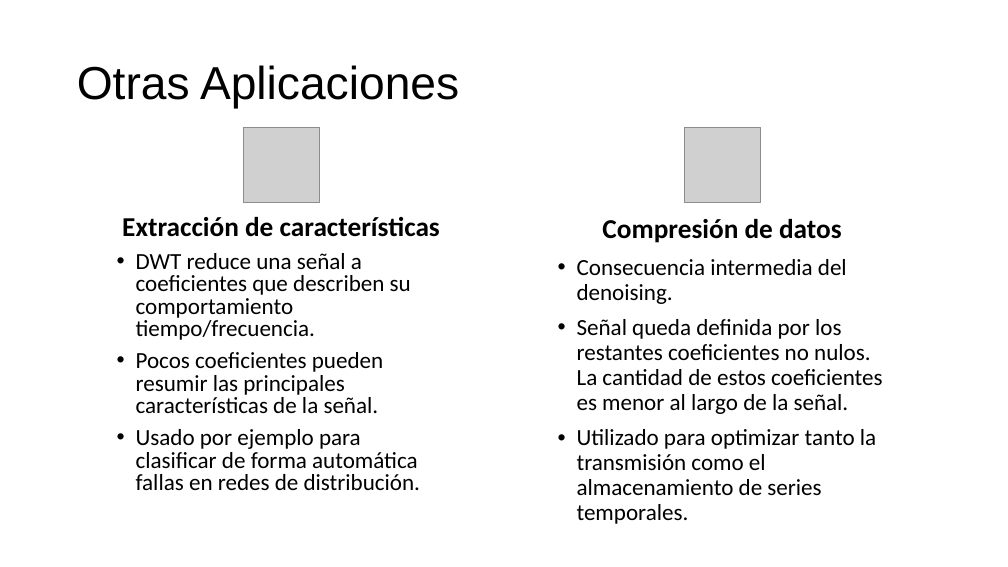
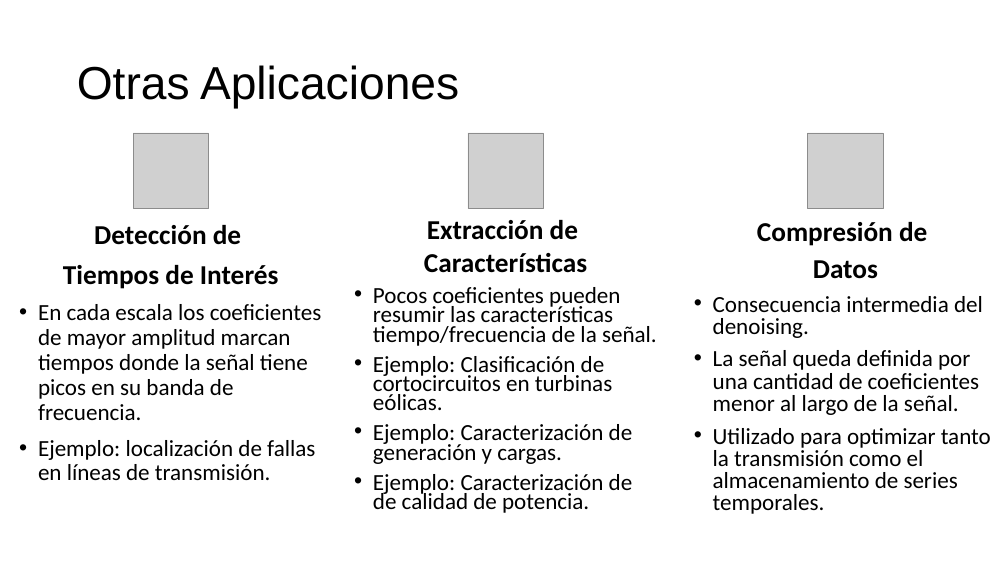
Before and after one commit to ferchaure/clase_wavelets, a slide deck: slide 41 of Introducción al Análisis Wavelet en Matlab.odp (slide 40 before the commit). Drawn at 1008x567 pixels with LibreOffice and Linux fonts; fonts in the diff are those of the drawing; grey boxes stand for pictures. Boxes give left, top, right and bottom in pixels: in the first picture for what was removed or moved away, otherwise in the second. Text is boxed around its words. In the diff, an @@ line names an element or a change of style, - is before the commit and + after.

```diff
--- a/Introducción al Análisis Wavelet en Matlab.odp
+++ b/Introducción al Análisis Wavelet en Matlab.odp
@@ picture: place and size @@
-picture at (243,127,319,203)
+picture at (133,133,209,209)
@@ picture added at (468,133,544,209) @@
@@ picture: place and size @@
-picture at (685,127,761,203)
+picture at (808,133,883,209)
@@ text added at (38,225,322,480), 22 pt, text #000000 @@
+Detección de
+Tiempos de Interés
+• En cada escala los coeficientes de mayor amplitud marcan tiempos donde la señal tiene picos en su banda de frecuencia.
+• Ejemplo: localización de fallas en líneas de transmisión.
@@ text removed at (122,217,440,490) @@
-Extracción de características
-• DWT reduce una señal a coeficientes que describen su comportamiento tiempo/frecuencia.
-• Pocos coeficientes pueden resumir las principales características de la señal.
-• Usado por ejemplo para clasificar de forma automática fallas en redes de distribución.
@@ text added at (373,220,657,513), 22 pt, text #000000 @@
+Extracción de
+Características
+• Pocos coeficientes pueden resumir las características tiempo/frecuencia de la señal.
+• Ejemplo: Clasificación de cortocircuitos en turbinas eólicas.
+• Ejemplo: Caracterización de generación y cargas.
+• Ejemplo: Caracterización de de calidad de potencia.
@@ text "Compresión de": place and size @@
-text "Compresión de" at (577,219,883,524)
+text "Compresión de" at (713,222,991,514)
@@ text at (757,222,927,279): text changed @@
-Compresión de datos
+Compresión de
+Datos
@@ text at (713,296,991,514): line spacing 0.9 to 0.8 @@
@@ text at (713,350,980,415): text changed @@
-• Señal queda definida por los restantes coeficientes no nulos. La cantidad de estos coeficientes es menor al largo de la señal.
+• La señal queda definida por una cantidad de coeficientes menor al largo de la señal.
```
Also in this commit, not shown: 30 other slides changed, 2 slides added, 11 other files.
